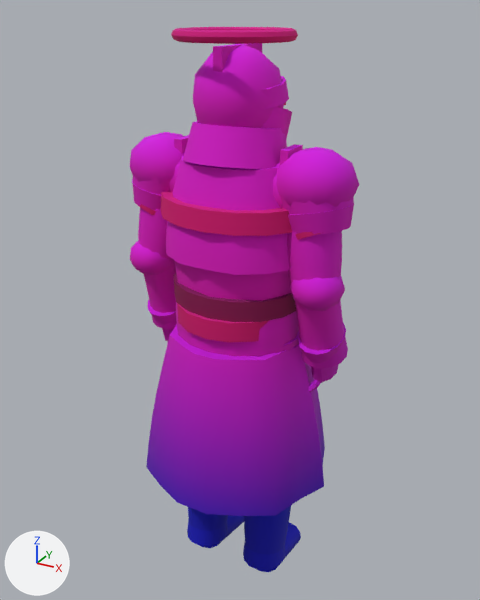
A saved change to the glTF model assets/kit/skel_seraph.glb.
The view is the same before and after, from a 50 mm lens placed at (0.901, -1.62, 1.853), pointed at (-0.018, 0.051, 1.017). Lighting does not change. The marker at lower left points along +X, +Y and +Z. The first picture is the older version. Vertices at exactly the same position are counted once.

In view in the first picture: 'seraph'.
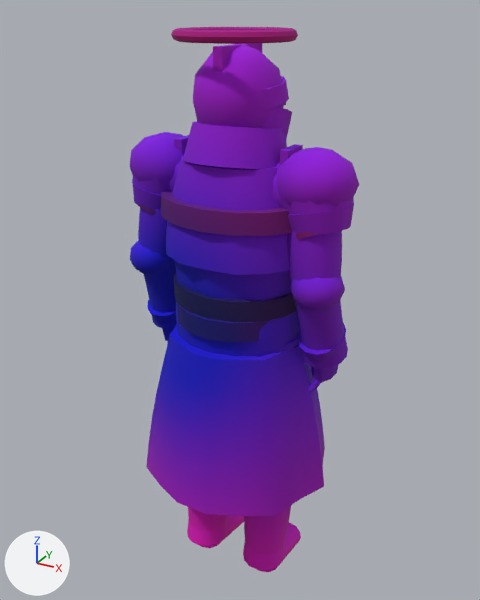
Location of each change, (x1, y1, x2, y2) in pixels of the pictures (480 x 600 px):
part 1 of me_seraph, recoloured (pink to purple)
    both: (130, 27, 359, 426)
part 2 of me_seraph, recoloured (pink to blue)
    both: (130, 179, 338, 425)
part 3 of me_seraph, recoloured
    both: (146, 388, 325, 516)
part 4 of me_seraph, recoloured (lighter)
    both: (187, 506, 301, 572)

Edits to the bpy script that builds the scene:
```text
Change me_seraph:
    where me_seraph.from_pydata(...)  # 4200 vertices, 7972 faces; spans x -0.35..0.35, y -0.29..0.29, z -0.01..1.8
    used by ob_seraph; location = (0.0, 0.0, 0.0)
    me_seraph part 1: 2975 faces centred in x -0.34..0.34, y -0.21..0.19, z 0.72..1.8 are repainted in the vertex colours; the middle colour goes from pink #e200d2 to purple #7a00d2
    me_seraph part 2: 3068 faces centred in x -0.34..0.32, y -0.23..0.25, z 0.68..1.43 are repainted in the vertex colours; the middle colour goes from pink #dc00c3 to blue #0000c3
    me_seraph part 3: 930 faces centred in x -0.3..0.3, y -0.28..0.28, z 0.38..0.72 are repainted in the vertex colours; the middle colour goes from purple #7e00c2 to purple #8f00c2
    me_seraph part 4: 999 faces centred in x -0.24..0.24, y -0.23..0.2, z -0.01..0.42 are repainted in the vertex colours; the middle colour goes from blue #0000bd to pink #db00bd
```
